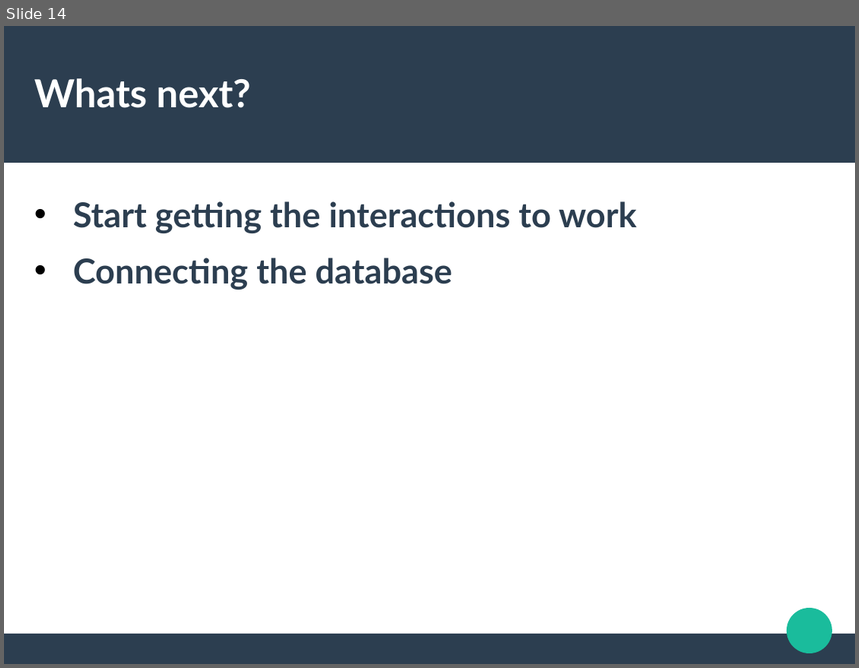
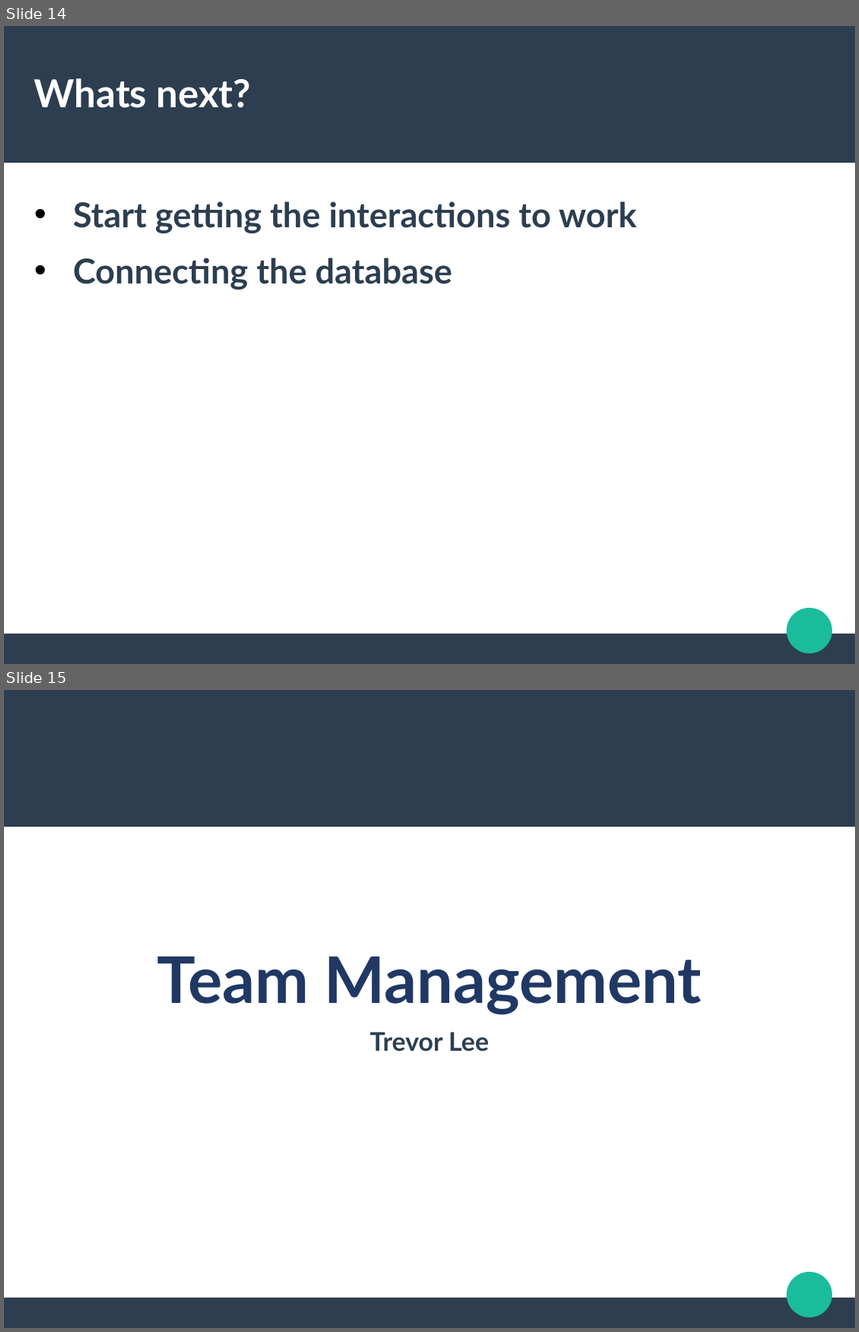
Before and after one commit to GGC-SD/SustainabilityWebsite, a slide deck: Fall2020HTMLDemo/UI.odp. Shown one above the other, each under a label of ours: slide 14 before the commit, slides 14 and 15 after it. The pictures are 859x668 and 859x1332 pixels, drawn with LibreOffice and Linux fonts; fonts in the diff are those of the drawing. Boxes give left, top, right and bottom in pixels: in the first picture for what was removed or moved away, otherwise in the second. Text is boxed around its words. In the diff, an @@ line names an element or a change of style, - is before the commit and + after.

Commit message:
Added Team Management section to powerpoint

```diff
--- a/Fall2020HTMLDemo/UI.odp
+++ b/Fall2020HTMLDemo/UI.odp
@@ slide 15 added at <box>4,690,855,1328</box>, background #FFFFFF; not listed: 3 template elements that a slide beside it also shows @@
@@ title added at <box>158,956,702,1015</box>, 60 pt, text #203864, bold @@
+Team Management
@@ subtitle added at <box>370,1032,489,1052</box>, 24 pt, text #2C3E50, bold @@
+Trevor Lee
```
Also in this commit, not shown: 10 other slides added.
